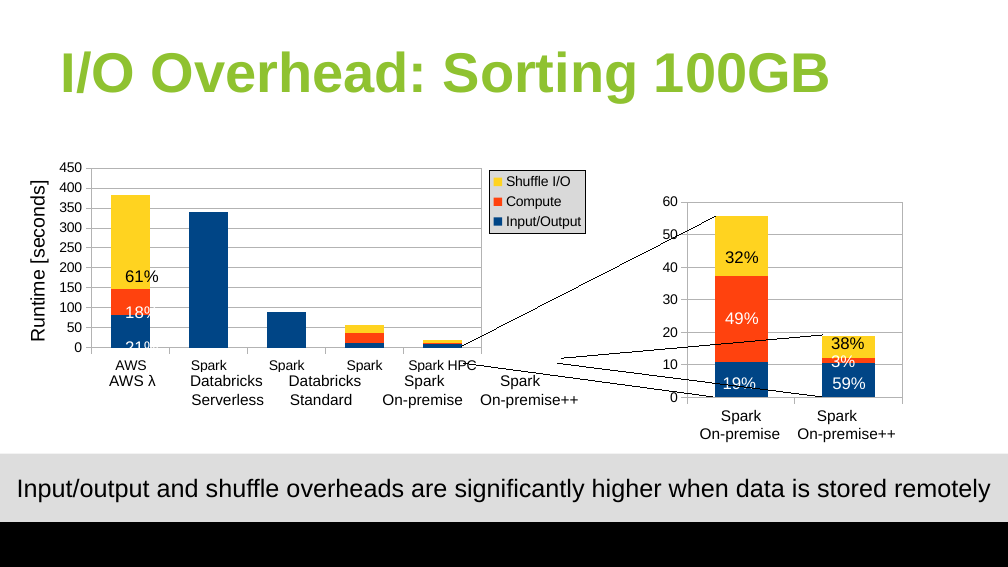
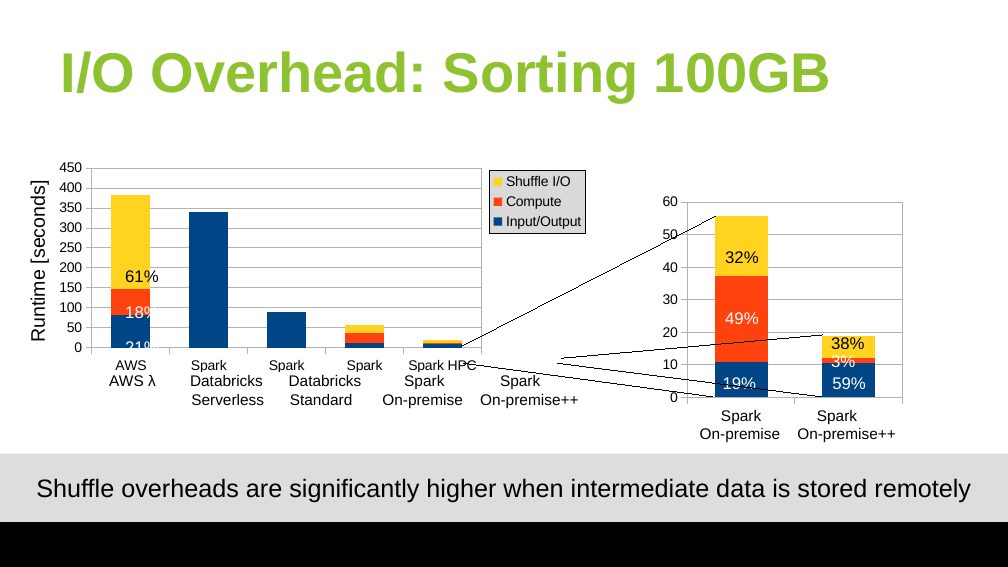
Before and after one commit to huangyibo/spark-summit-18, a slide deck: slide 13 of slides/spark-summit-18.odp. Drawn at 1008x567 pixels with LibreOffice and Linux fonts; fonts in the diff are those of the drawing; background and template pictures are left out. Boxes give left, top, right and bottom in pixels: in the first picture for what was removed or moved away, otherwise in the second. Text is boxed around its words. In the diff, an @@ line names an element or a change of style, - is before the commit and + after.

```diff
--- a/slides/spark-summit-18.odp
+++ b/slides/spark-summit-18.odp
@@ text in rectangle at (x1=36, y1=478, x2=971, y2=503): text changed @@
-Input/output and shuffle overheads are significantly higher when data is stored remotely
+Shuffle overheads are significantly higher when intermediate data is stored remotely
```
Also in this commit, not shown: 8 other slides changed, 1 other file.
